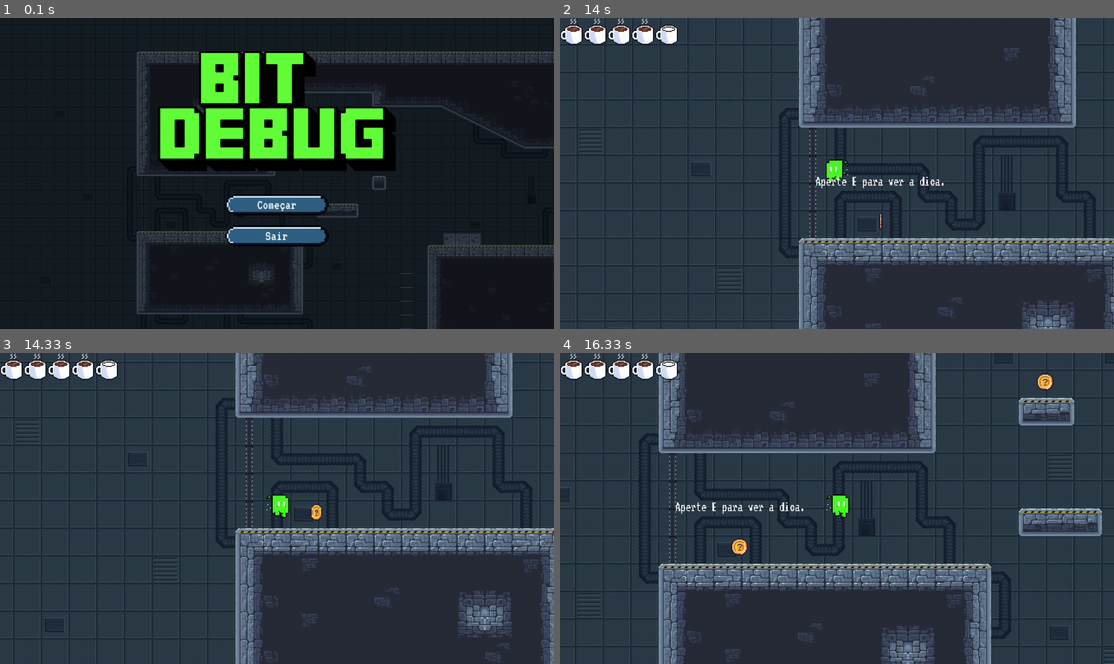
Above: before the commit, frames 1-4 (two rows, left to right).
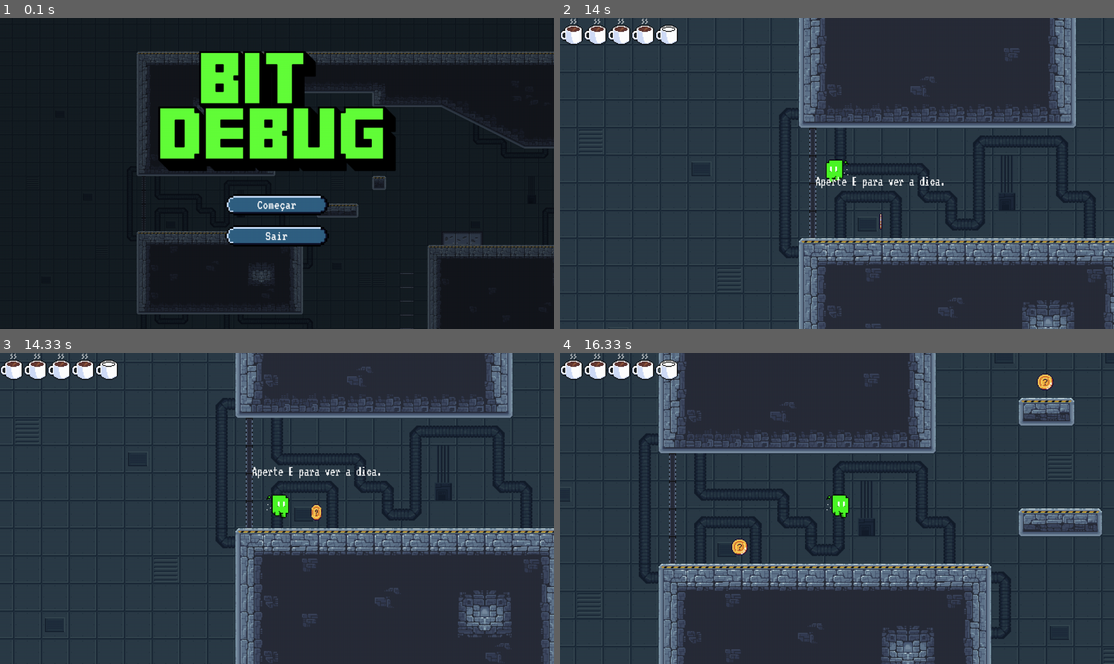
Above: after the commit, the same moments.

Repository: antonio-pss/bit-debugger
Game: pygame game, started from code/main.py
Same seed, same stepped clock (60 frames per second), same inputs: the game is played once before the commit and once after it.
Inputs (mouse positions are in pixels of both pictures, inside the frame that each line leads up to):
- Up to frame 1 (0.1 s): no input
- Up to frame 2 (14 s): click (837, 204) at 0.38 s; tap E at 0.67 s; hold Esc 1-1.47 s; hold Right 1-1.47 s; click (1008, 167) at 5.05 s; click (753, 263) at 7.38 s; hold Right 7.67-8.13 s; hold Up 8.17-8.47 s; hold Right 8.5-8.97 s; hold Left 9-9.53 s; hold Left 9.57-9.97 s; hold Up 10-10.37 s; hold Right 10.4-11.03 s; hold Left 11.07-11.53 s; hold Right 11.57-12.03 s; hold Up 12.07-12.37 s; hold Right 12.4-12.87 s; hold Left 12.9-13.43 s; hold Left 13.47-13.87 s; hold Up from 13.9 s (still down)
- Up to frame 3 (14.33 s): release Up at 14.27 s; hold Right from 14.3 s (still down)
- Up to frame 4 (16.33 s): release Right at 14.93 s; hold Left 14.97-15.43 s; hold Right 15.47-15.93 s; hold Up 15.97-16.27 s; hold Right from 16.3 s (still down)

Frames 1-2 are identical in both runs. In frame 3, 0.3% of the frame differs, in the area x 45-69%, y 36-41%; in frame 4, 0.3%.

Commit message:
fix: corrigir dicas e otimizar atualizacao do jogo

Diff:
--- a/code/groups.py
+++ b/code/groups.py
@@ -28,9 +28,11 @@
     def draw(self, target_pos, surface):
         self.offset.x = -(target_pos[0] - surface.get_width() / 2)
         self.offset.y = -(target_pos[1] - surface.get_height() / 2)
+        viewport = surface.get_rect(topleft=-self.offset)
 
         for sprite in self:
-            surface.blit(sprite.image, sprite.rect.topleft + self.offset)
+            if sprite.rect.colliderect(viewport):
+                surface.blit(sprite.image, sprite.rect.topleft + self.offset)
 
 
 class States(pygame.sprite.Group):
@@ -69,24 +71,28 @@
 
 
 class Locations(pygame.sprite.Group):
+    INTERACTION_PADDING = (32, 24)
+
     def __init__(self):
         super().__init__()
         self.timer = Timer(1000)
 
-    def update(self, player, tip, question, questions, game):
+    def update(self, player, tip, question, questions, game, interact_pressed):
         self.timer.update()
-        key = pygame.key.get_just_pressed()[pygame.K_e]
 
         for sprite in self:
-            if player.rect.colliderect(sprite.rect):
+            interaction_rect = sprite.rect.inflate(*self.INTERACTION_PADDING)
+            if player.rect.colliderect(interaction_rect):
                 if sprite.text == 'tip' and not self.timer:
                     self.timer.activate()
                     PressText('Aperte E para ver a dica.', 16, 'white', sprite.rect.midtop, game)
-                if sprite.text == 'tip' and key:
+                if sprite.text == 'tip' and interact_pressed:
                     tip.empty()
                     tip.setup(sprite.number)
                     tip.active = True
+                    return
                 elif sprite.text == 'question' and questions < sprite.number:
                     question.empty()
                     question.setup(sprite.number)
                     question.active = True
+                    return
--- a/code/main.py
+++ b/code/main.py
@@ -70,6 +70,7 @@
         self.spike = import_image('..', 'images', 'spike')
         self.coins = import_folder('..', 'images', 'coins')
         self.coffee = import_folder('..', 'images', 'coffee')
+        self.coffee_life = import_image('..', 'images', 'coffee')
 
     def setup(self):
         self.states['main_menu'].setup()
@@ -90,7 +91,11 @@
         self.level_height = self.tmx_map.height * TILE_SIZE
 
         for x, y, _ in self.tmx_map.get_layer_by_name('blocos').tiles():
-            Sprite((x * TILE_SIZE, y * TILE_SIZE), pygame.Surface((32, 32), pygame.SRCALPHA), (self.groups['game'], self.groups['collision']))
+            Sprite(
+                (x * TILE_SIZE, y * TILE_SIZE),
+                pygame.Surface((TILE_SIZE, TILE_SIZE)),
+                self.groups['collision'],
+            )
 
         for x, y, _ in self.tmx_map.get_layer_by_name('damage').tiles():
             Sprite((x * TILE_SIZE + 6, y * TILE_SIZE + 17), self.spike, (self.groups['game'], self.groups['damage']))
@@ -116,7 +121,7 @@
 
         self.spawn_dynamic_entities()
 
-        for i in range(self.player.hearts):
+        for i in range(self.player.MAX_HEARTS):
             Coffee((i*55, 0), self.coffee, self.groups['coffee'], i)
 
     def spawn_dynamic_entities(self):
@@ -133,7 +138,7 @@
             elif obj.name == 'Coffee':
                 CoffeeLife(
                     (obj.x, obj.y),
-                    import_image('..', 'images', 'coffee'),
+                    self.coffee_life,
                     self.groups['game'],
                     self.player,
                 )
@@ -149,7 +154,7 @@
         self.groups['enemy'].empty()
         self.spawn_dynamic_entities()
 
-        self.player.hearts = 5
+        self.player.hearts = self.player.MAX_HEARTS
         self.player.respawn(self.player.start_pos)
         self.player.check_pos = vector(self.player.start_pos)
         self.questions = 0
@@ -200,7 +205,7 @@
                                     self.player.hearts -= 1
                                 else:
                                     self.player.check_pos = self.player.rect.center
-                                    self.player.hearts = 5
+                                    self.player.hearts = self.player.MAX_HEARTS
                                     state.active = False
                                     self.questions += 1
                         return
@@ -235,13 +240,17 @@
 
             click_pos = None
             escape_pressed = False
+            interact_pressed = False
             for event in pygame.event.get():
                 if event.type == pygame.QUIT:
                     self.running = False
                 elif event.type == pygame.MOUSEBUTTONDOWN and event.button == 1:
                     click_pos = event.pos
-                elif event.type == pygame.KEYDOWN and event.key == pygame.K_ESCAPE:
-                    escape_pressed = True
+                elif event.type == pygame.KEYDOWN:
+                    if event.key == pygame.K_ESCAPE:
+                        escape_pressed = True
+                    elif event.key == pygame.K_e:
+                        interact_pressed = True
 
             if self.states[self.state].active:
                 if self.state == 'main_menu':
@@ -266,9 +275,15 @@
                 self.groups['coffee'].draw(self.display_surface)
 
                 self.groups['game'].update(delta, self.level_height)
-                self.groups['enemy'].update(delta, self.level_height)
                 self.groups['coffee'].update(self.player.hearts)
-                self.groups['locations'].update(self.player, self.states['tips'], self.states['questions'], self.questions, self.groups['game'])
+                self.groups['locations'].update(
+                    self.player,
+                    self.states['tips'],
+                    self.states['questions'],
+                    self.questions,
+                    self.groups['game'],
+                    interact_pressed,
+                )
                 self.pause(escape_pressed)
 
             self.check_state()
--- a/code/sprites.py
+++ b/code/sprites.py
@@ -29,10 +29,12 @@
 
 
 class Player(AnimatedSprite):
+    MAX_HEARTS = 5
+
     def __init__(self, pos, frames_walk, frames_jumping, groups, collision_sprites, enemy_sprites, damage_sprites):
         super().__init__(pos, frames_walk, groups)
         self.flip = False
-        self.hearts = 5
+        self.hearts = self.MAX_HEARTS
 
         # frames
         self.frames_jumping = frames_jumping
@@ -134,6 +136,7 @@
             if self.rect.colliderect(sprite.rect):
                 self.hearts -= 1
                 self.respawn(self.check_pos)
+                return
 
     def update(self, delta, level_height):
         self.check_floor()
@@ -330,5 +333,8 @@
 
     def update(self, delta, _):
         if self.rect.colliderect(self.player.rect):
-            self.player.hearts += 1
+            self.player.hearts = min(
+                self.player.hearts + 1,
+                self.player.MAX_HEARTS,
+            )
             self.kill()
